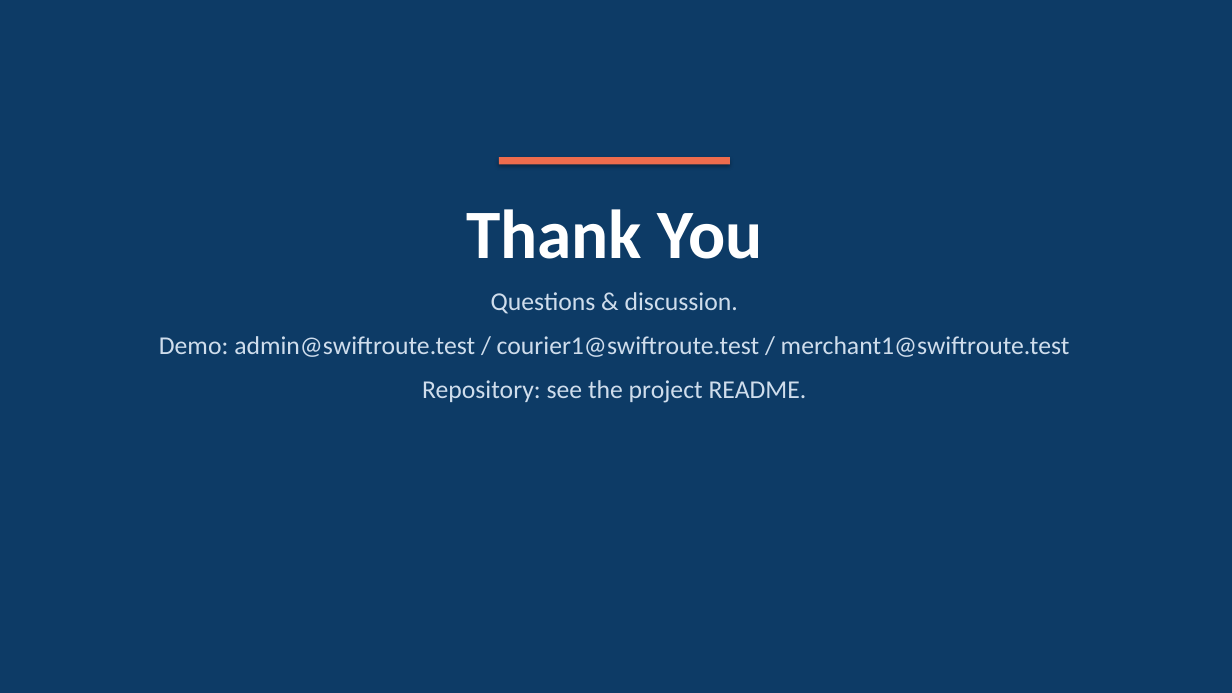
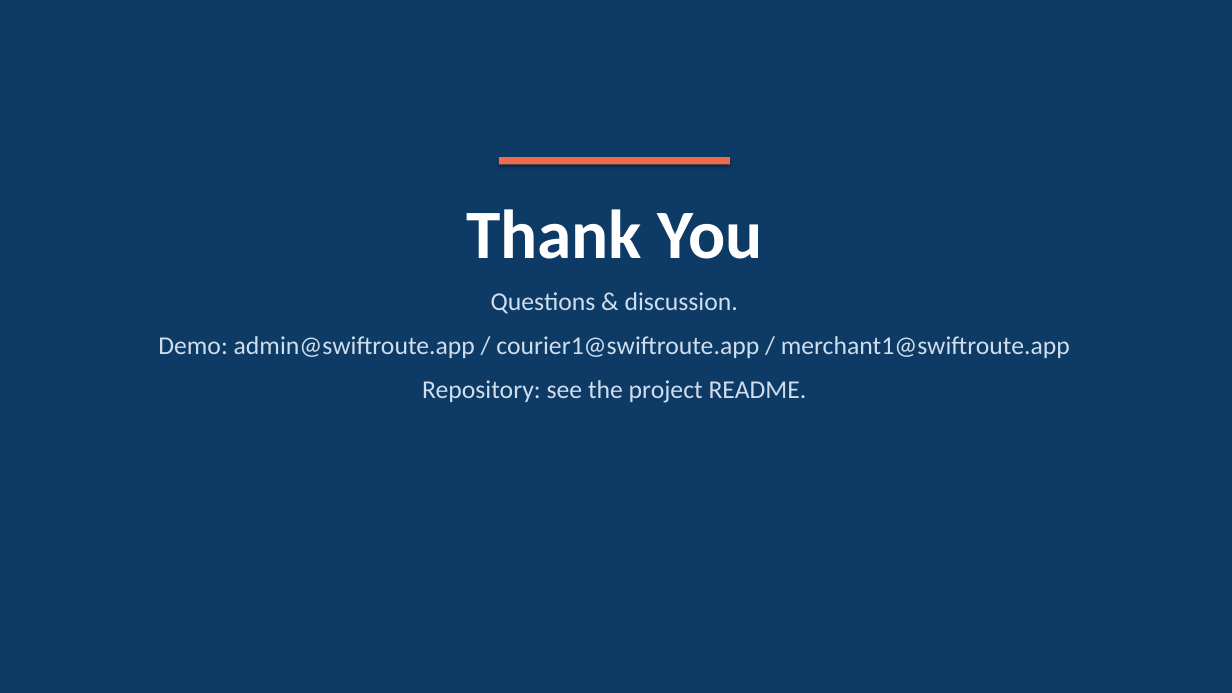
Before and after one commit to MahmoudHozayen1/CairoLogisticsAI, a slide deck: slide 15 of docs/presentation.pptx. Drawn at 1232x693 pixels with LibreOffice and Linux fonts; fonts in the diff are those of the drawing. Boxes give left, top, right and bottom in pixels: in the first picture for what was removed or moved away, otherwise in the second. Text is boxed around its words. In the diff, an @@ line names an element or a change of style, - is before the commit and + after.

Commit message:
Regenerate presentation with updated demo account emails

```diff
--- a/docs/presentation.pptx
+++ b/docs/presentation.pptx
@@ text at (158,336,1070,358): text changed @@
-Demo: admin@swiftroute.test / courier1@swiftroute.test / merchant1@swiftroute.test
+Demo: admin@swiftroute.app / courier1@swiftroute.app / merchant1@swiftroute.app
```
